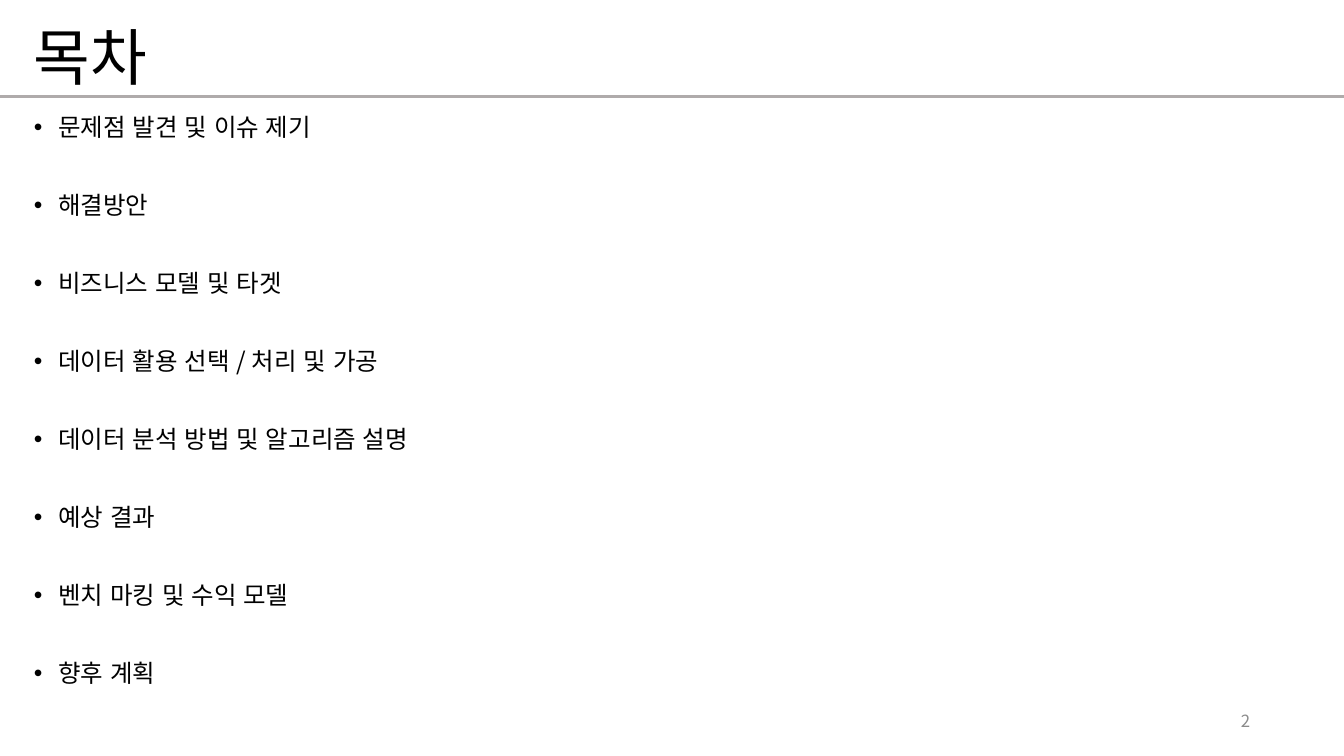
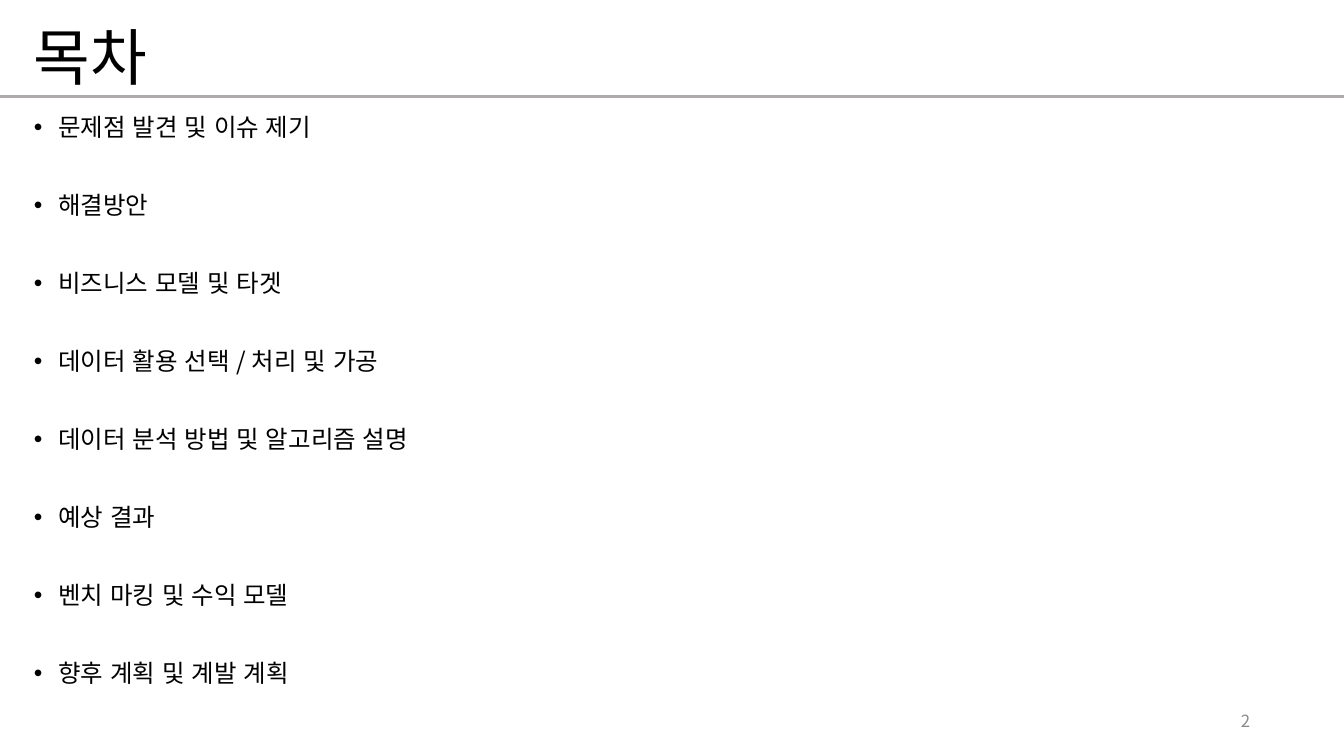
Before and after one commit to devsungmin/-Competition, a slide deck: slide 2 of 기상데이터분석 인공지능활용 창업경진대회 /결승전 준비/대전지역 폭염 예측 기술 _해와 달 사이 그대(선문대)_결승전.pptx. Drawn at 1344x756 pixels with LibreOffice and Linux fonts; fonts in the diff are those of the drawing. Boxes give left, top, right and bottom in pixels: in the first picture for what was removed or moved away, otherwise in the second. Text is boxed around its words. In the diff, an @@ line names an element or a change of style, - is before the commit and + after.

```diff
--- a/기상데이터분석 인공지능활용 창업경진대회 /결승전 준비/대전지역 폭염 예측 기술 _해와 달 사이 그대(선문대)_결승전.pptx
+++ b/기상데이터분석 인공지능활용 창업경진대회 /결승전 준비/대전지역 폭염 예측 기술 _해와 달 사이 그대(선문대)_결승전.pptx
@@ text at (x1=58, y1=661, x2=289, y2=684): text changed @@
-• 향후 계획
+• 향후 계획 및 계발 계획
```
Also in this commit, not shown: 9 other slides changed, 1 other file.
